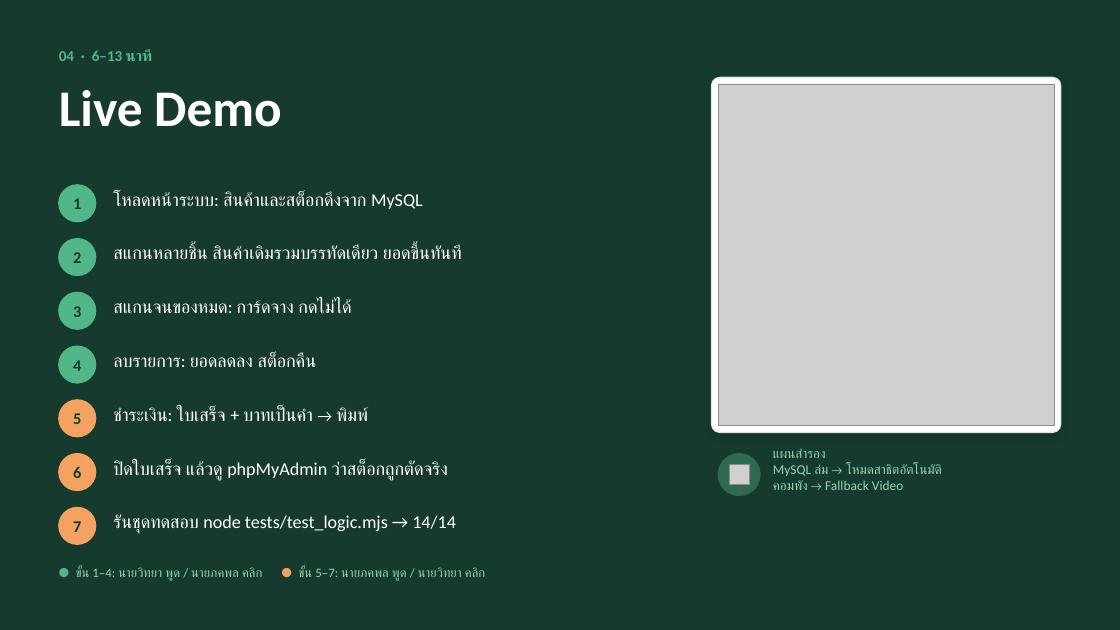
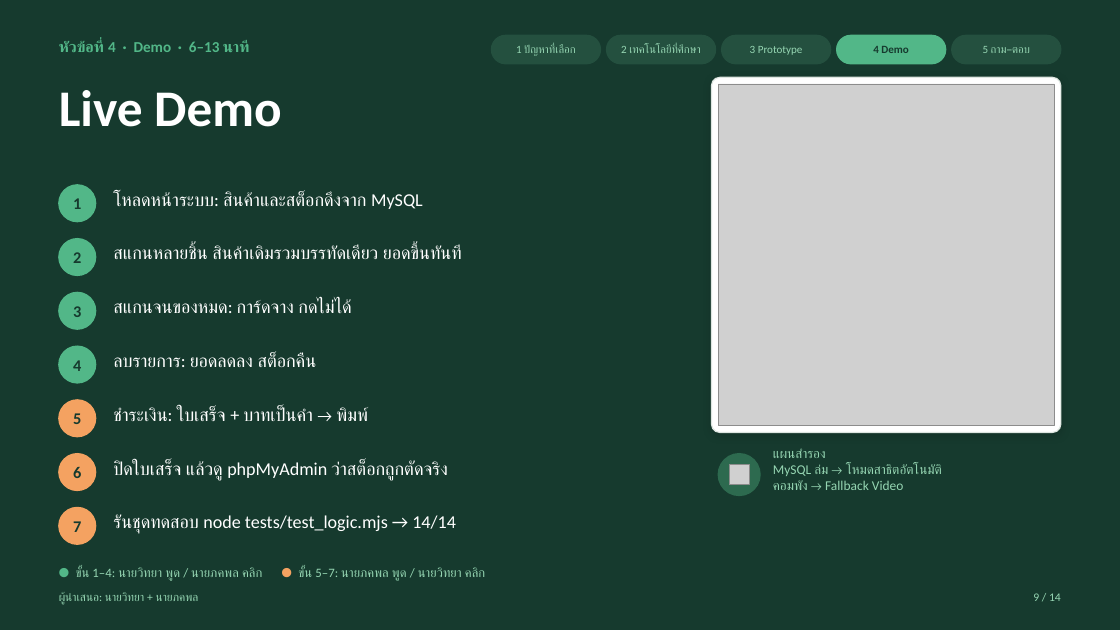
Before and after one commit to wittayaaasei-eng/thawirot-pos, a slide deck: slide 9 of ใบงานที่8_สไลด์นำเสนอ.pptx (slide 8 before the commit). Drawn at 1120x630 pixels with LibreOffice and Linux fonts; fonts in the diff are those of the drawing; grey boxes stand for pictures. Boxes give left, top, right and bottom in pixels: in the first picture for what was removed or moved away, otherwise in the second. Text is boxed around its words. In the diff, an @@ line names an element or a change of style, - is before the commit and + after.

```diff
--- a/ใบงานที่8_สไลด์นำเสนอ.pptx
+++ b/ใบงานที่8_สไลด์นำเสนอ.pptx
@@ text at (x1=59, y1=40, x2=248, y2=52): text changed @@
-04 · 6–13 นาที
+หัวข้อที่ 4 · Demo · 6–13 นาที
@@ rounded rectangle added at (x1=492, y1=35, x2=601, y2=64), fill #24503F, outline #24503F 1 pt @@
@@ text added at (x1=516, y1=45, x2=575, y2=56), 9.5 pt, text #95D5B2 @@
+1 ปัญหาที่เลือก
@@ rounded rectangle added at (x1=607, y1=35, x2=716, y2=64), fill #24503F, outline #24503F 1 pt @@
@@ text added at (x1=621, y1=45, x2=701, y2=53), 9.5 pt, text #95D5B2 @@
+2 เทคโนโลยีที่ศึกษา
@@ rounded rectangle added at (x1=722, y1=35, x2=831, y2=64), fill #24503F, outline #24503F 1 pt @@
@@ text added at (x1=750, y1=46, x2=803, y2=55), 9.5 pt, text #95D5B2 @@
+3 Prototype
@@ rounded rectangle added at (x1=837, y1=35, x2=946, y2=64), fill #52B788, outline #52B788 1 pt @@
@@ text added at (x1=873, y1=46, x2=908, y2=53), 9.5 pt, text #163A2E, bold @@
+4 Demo
@@ rounded rectangle added at (x1=952, y1=35, x2=1061, y2=64), fill #24503F, outline #24503F 1 pt @@
@@ text added at (x1=983, y1=46, x2=1030, y2=53), 9.5 pt, text #95D5B2 @@
+5 ถาม–ตอบ
@@ text added at (x1=59, y1=592, x2=199, y2=605), 10 pt, text #95D5B2 @@
+ผู้นำเสนอ: นายวิทยา + นายภคพล
@@ text added at (x1=1033, y1=593, x2=1061, y2=601), 10 pt, text #95D5B2 @@
+9 / 14
```
Also in this commit, not shown: 12 other slides changed, 1 slide added.
